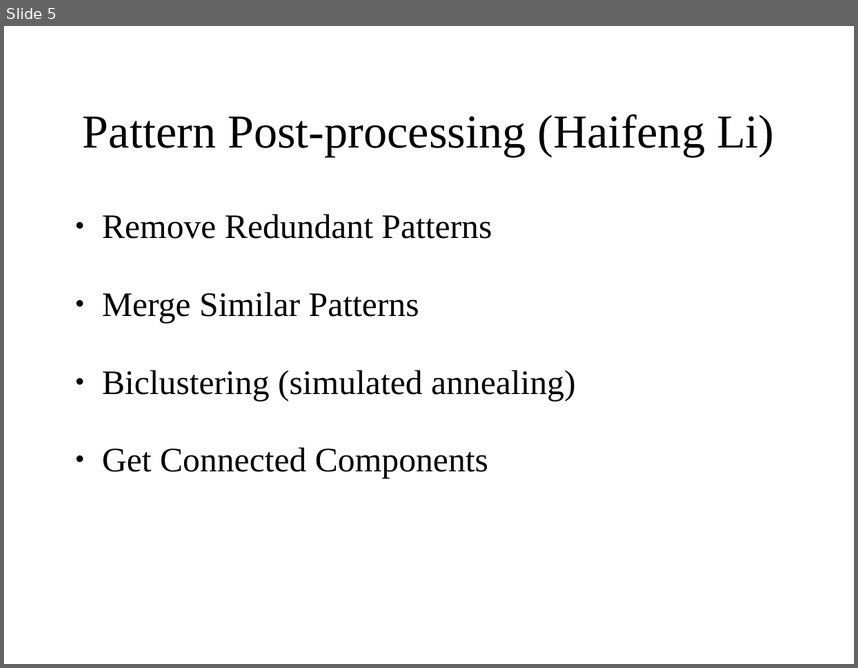
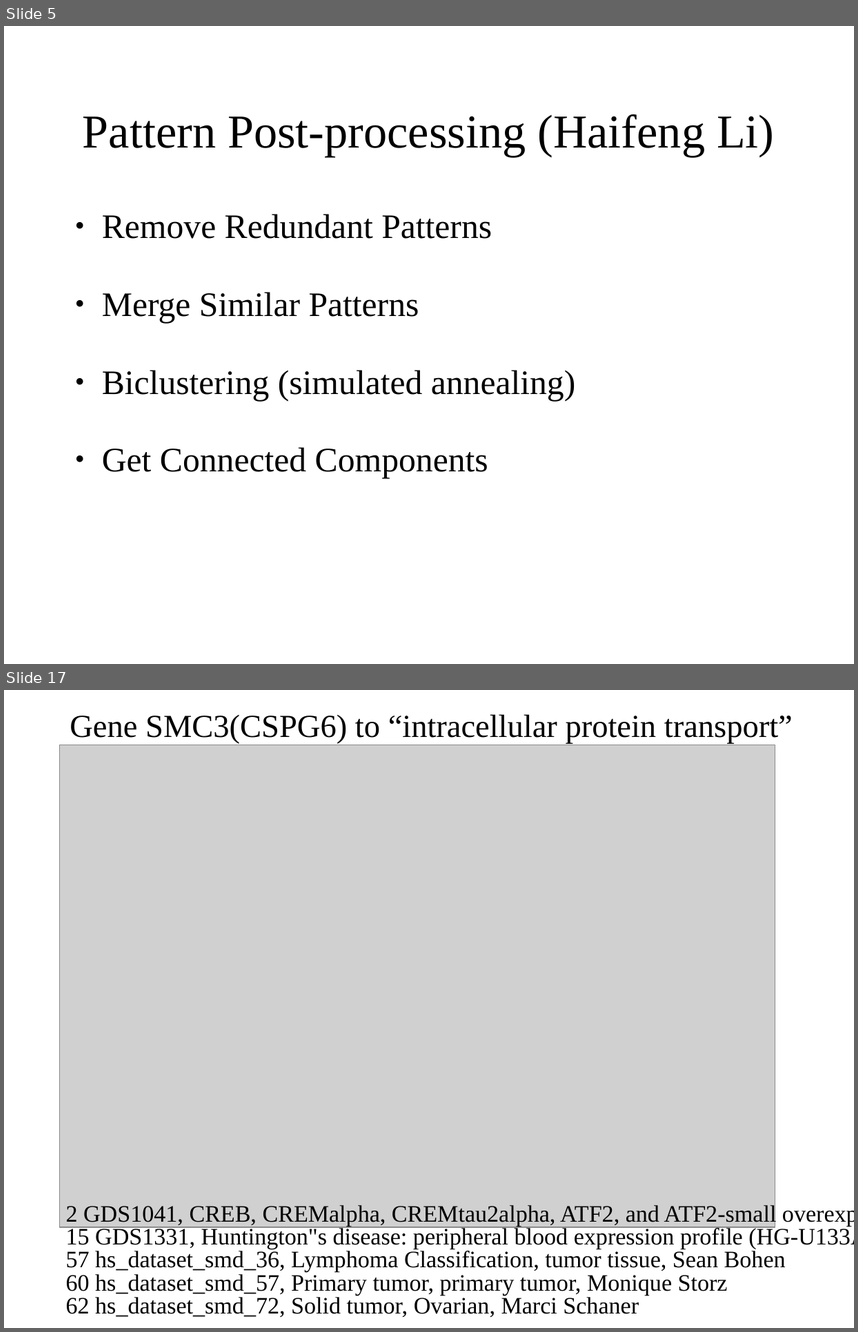
Before and after one commit to polyactis/annot, a slide deck: trunk/doc/lab_meeting_2006_11_21/lm_11_21_06.ppt. Shown one above the other, each under a label of ours: slide 5 before the commit, slides 5 and 17 after it; the slides between them are not shown. The pictures are 858x668 and 858x1332 pixels, drawn with LibreOffice and Linux fonts; fonts in the diff are those of the drawing; grey boxes stand for pictures. Boxes give left, top, right and bottom in pixels: in the first picture for what was removed or moved away, otherwise in the second. Text is boxed around its words. In the diff, an @@ line names an element or a change of style, - is before the commit and + after.

```diff
--- a/trunk/doc/lab_meeting_2006_11_21/lm_11_21_06.ppt
+++ b/trunk/doc/lab_meeting_2006_11_21/lm_11_21_06.ppt
@@ slide 17 added at <box>4,690,854,1328</box>, background #FFFFFF @@
@@ title added at <box>70,714,793,744</box>, 30 pt, text #000000 @@
+Gene SMC3(CSPG6) to “intracellular protein transport”
@@ picture added at <box>59,745,775,1227</box> @@
@@ text added at <box>66,1203,854,1317</box>, 22 pt, text #000000 @@
+2 GDS1041, CREB, CREMalpha, CREMtau2alpha, ATF2, and ATF2-small overexpression effect on myometrial cells
+15 GDS1331, Huntington"s disease: peripheral blood expression profile (HG-U133A)
+57 hs_dataset_smd_36, Lymphoma Classification, tumor tissue, Sean Bohen
+60 hs_dataset_smd_57, Primary tumor, primary tumor, Monique Storz
+62 hs_dataset_smd_72, Solid tumor, Ovarian, Marci Schaner
```
Also in this commit, not shown: 5 slides changed, 14 other slides added, 9 slides removed, 42 other files.
